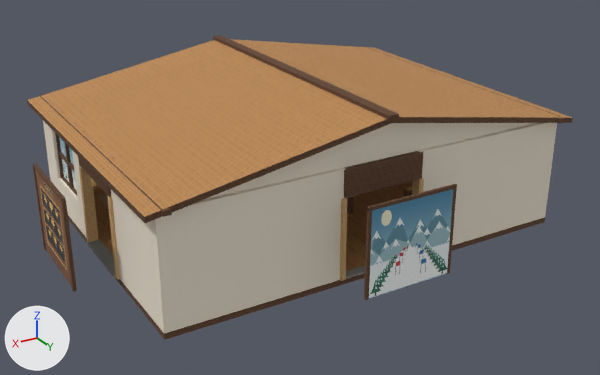
An edit to the OBJ model ProyectoFinal/Models/Hub/Hub_central.obj, drawn before and after from the same camera.
One viewpoint serves both versions: a 50 mm lens placed at (47.0, 77.9, 41.5), pointed at (2.2, 3.3, 4.2). Arrows for +X, +Y and +Z are at lower left; the lights stay in place. The first picture is the older version. Where no turn or scale is listed for an object, it has been applied to the vertices.

Before the edit, the objects in view are built like this:
```python
ob_01_piso_estructura = bpy.data.objects.new('01_Piso_Estructura', me_01_piso_estructura)
ob_01_piso_estructura.location = (0.0, 0.0, 0.0)
ob_95_vista_pista_marco_lateral_1_69 = bpy.data.objects.new('95_VISTA_PISTA_Marco_Lateral_1.69', me_95_vista_pista_marco_lateral_1_69)
ob_95_vista_pista_marco_lateral_1_69.location = (0.0, 0.0, 0.0)
ob_95_vista_pista_marco_lateral__1_69 = bpy.data.objects.new('95_VISTA_PISTA_Marco_Lateral_-1.69', me_95_vista_pista_marco_lateral__1_69)
ob_95_vista_pista_marco_lateral__1_69.location = (0.0, 0.0, 0.0)
ob_95_vista_pista_marco_superior = bpy.data.objects.new('95_VISTA_PISTA_Marco_Superior', me_95_vista_pista_marco_superior)
ob_95_vista_pista_marco_superior.location = (0.0, 0.0, 0.0)
ob_95_vista_pista_plano_uv = bpy.data.objects.new('95_VISTA_PISTA_Plano_UV', me_95_vista_pista_plano_uv)
ob_95_vista_pista_plano_uv.location = (0.0, 0.0, 0.0)
ob_96_vista_trofeos_marco_lateral_2_19 = bpy.data.objects.new('96_VISTA_TROFEOS_Marco_Lateral_2.19', me_96_vista_trofeos_marco_lateral_2_19)
ob_96_vista_trofeos_marco_lateral_2_19.location = (0.0, 0.0, 0.0)
ob_96_vista_trofeos_marco_lateral__1_2 = bpy.data.objects.new('96_VISTA_TROFEOS_Marco_Lateral_-1.2', me_96_vista_trofeos_marco_lateral__1_2)
ob_96_vista_trofeos_marco_lateral__1_2.location = (0.0, 0.0, 0.0)
ob_96_vista_trofeos_marco_superior = bpy.data.objects.new('96_VISTA_TROFEOS_Marco_Superior', me_96_vista_trofeos_marco_superior)
ob_96_vista_trofeos_marco_superior.location = (0.0, 0.0, 0.0)
ob_96_vista_trofeos_plano_uv = bpy.data.objects.new('96_VISTA_TROFEOS_Plano_UV', me_96_vista_trofeos_plano_uv)
ob_96_vista_trofeos_plano_uv.location = (0.0, 0.0, 0.0)
# also in view: '02_Pared_Trasera_1' at (15.1, 16.8, 5.9); '02_Pared_Derecha_Trasera' at (24.5, 10.8, 5.9); '02_Pared_Derecha_Base' at (24.5, -10.9, 1.8); '05_Arquitectura_Pista_Jamba_1.57' at (5.6, 16.8, 4.4); '05_Arquitectura_Trofeos_Umbral' at (24.5, 0.7, 0.1)
```
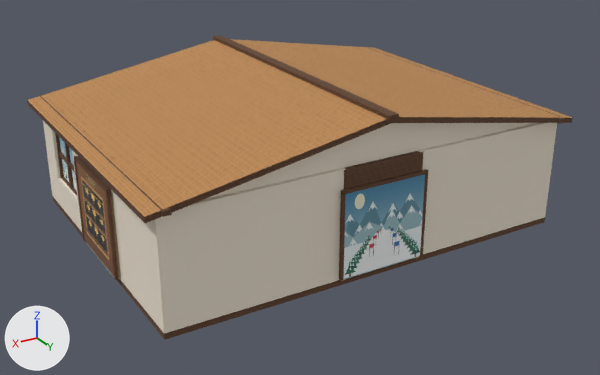
What changed in the scene script:
```text
Change me_95_vista_pista_marco_lateral__1_69:
    remove me_95_vista_pista_marco_lateral__1_69.from_pydata(...)  # 8 vertices, 6 faces; spans x -4.28..-3.93, y 21.69..21.99, z 0.2..9.73
    add me_95_vista_pista_marco_lateral__1_69.from_pydata(...)  # 8 vertices, 6 faces; spans x -4.28..-3.93, y 17.33..17.63, z 0.2..9.73
    me_95_vista_pista_marco_lateral__1_69 part 1: the whole mesh is moved by (0.0, -4.36, 0.0)
Change me_95_vista_pista_marco_lateral_1_69:
    remove me_95_vista_pista_marco_lateral_1_69.from_pydata(...)  # 8 vertices, 6 faces; spans x 5.78..6.14, y 21.69..21.99, z 0.2..9.73
    add me_95_vista_pista_marco_lateral_1_69.from_pydata(...)  # 8 vertices, 6 faces; spans x 5.78..6.14, y 17.33..17.63, z 0.2..9.73
    me_95_vista_pista_marco_lateral_1_69 part 2: the whole mesh is moved by (0.0, -4.36, 0.0)
Change me_95_vista_pista_marco_superior:
    remove me_95_vista_pista_marco_superior.from_pydata(...)  # 8 vertices, 6 faces; spans x -4.28..6.14, y 21.69..21.99, z 9.55..9.91
    add me_95_vista_pista_marco_superior.from_pydata(...)  # 8 vertices, 6 faces; spans x -4.28..6.14, y 17.34..17.63, z 9.55..9.91
    me_95_vista_pista_marco_superior part 3: the whole mesh is moved by (0.0, -4.36, 0.0)
Change me_95_vista_pista_plano_uv:
    remove me_95_vista_pista_plano_uv.from_pydata(...)  # 4 vertices, 1 face; spans x -4.01..5.87, y 21.96, z 0.23..9.61
    add me_95_vista_pista_plano_uv.from_pydata(...)  # 4 vertices, 1 face; spans x -4.01..5.87, y 17.6, z 0.23..9.61
    me_95_vista_pista_plano_uv part 4: the whole mesh is moved by (0.0, -4.36, 0.0)
Change me_96_vista_trofeos_marco_lateral__1_2:
    remove me_96_vista_trofeos_marco_lateral__1_2.from_pydata(...)  # 8 vertices, 6 faces; spans x 29.25..29.61, y -4.58..-4.16, z 0.14..9.73
    add me_96_vista_trofeos_marco_lateral__1_2.from_pydata(...)  # 8 vertices, 6 faces; spans x 24.98..25.34, y -4.58..-4.16, z 0.14..9.73
    me_96_vista_trofeos_marco_lateral__1_2 part 5: the whole mesh is moved by (-4.27, 0.0, 0.0)
Change me_96_vista_trofeos_marco_lateral_2_19:
    remove me_96_vista_trofeos_marco_lateral_2_19.from_pydata(...)  # 8 vertices, 6 faces; spans x 29.25..29.61, y 5.52..5.94, z 0.14..9.73
    add me_96_vista_trofeos_marco_lateral_2_19.from_pydata(...)  # 8 vertices, 6 faces; spans x 24.98..25.34, y 5.52..5.94, z 0.14..9.73
    me_96_vista_trofeos_marco_lateral_2_19 part 6: the whole mesh is moved by (-4.27, 0.0, 0.0)
Change me_96_vista_trofeos_marco_superior:
    remove me_96_vista_trofeos_marco_superior.from_pydata(...)  # 8 vertices, 6 faces; spans x 29.25..29.61, y -4.47..5.81, z 9.61..9.97
    add me_96_vista_trofeos_marco_superior.from_pydata(...)  # 8 vertices, 6 faces; spans x 24.98..25.34, y -4.47..5.81, z 9.61..9.97
    me_96_vista_trofeos_marco_superior part 7: the whole mesh is moved by (-4.27, 0.0, 0.0)
Change me_96_vista_trofeos_plano_uv:
    remove me_96_vista_trofeos_plano_uv.from_pydata(...)  # 4 vertices, 1 face; spans x 29.52, y -4.25..5.61, z 0.23..9.67
    add me_96_vista_trofeos_plano_uv.from_pydata(...)  # 4 vertices, 1 face; spans x 25.25, y -4.25..5.61, z 0.23..9.67
    me_96_vista_trofeos_plano_uv part 8: the whole mesh is moved by (-4.27, 0.0, 0.0)
```

What differs and where, as boxes [x1, y1, x2, y2] in the pictures (600 x 375 px):
'95_VISTA_PISTA_Plano_UV', mesh moved: before [369, 189, 454, 298]; after [344, 174, 425, 279]
'96_VISTA_TROFEOS_Plano_UV', mesh moved: before [35, 170, 72, 287]; after [76, 162, 114, 276]
'96_VISTA_TROFEOS_Marco_Lateral_2.19', moved: before [61, 201, 77, 292]; after [105, 191, 119, 280]
'95_VISTA_PISTA_Marco_Lateral_1.69', moved: before [364, 209, 372, 300]; after [339, 193, 346, 281]
'95_VISTA_PISTA_Marco_Superior', moved: before [367, 184, 457, 210]; after [341, 169, 428, 195]
'95_VISTA_PISTA_Marco_Lateral_-1.69', moved: before [447, 186, 457, 273]; after [420, 172, 428, 256]
'96_VISTA_TROFEOS_Marco_Superior', moved: before [33, 164, 66, 202]; after [74, 156, 110, 192]
'96_VISTA_TROFEOS_Marco_Lateral_-1.2', moved: before [33, 168, 46, 250]; after [74, 159, 85, 241]
'01_Piso_Tablones', unchanged, covered by the edit: before [93, 184, 409, 271]
